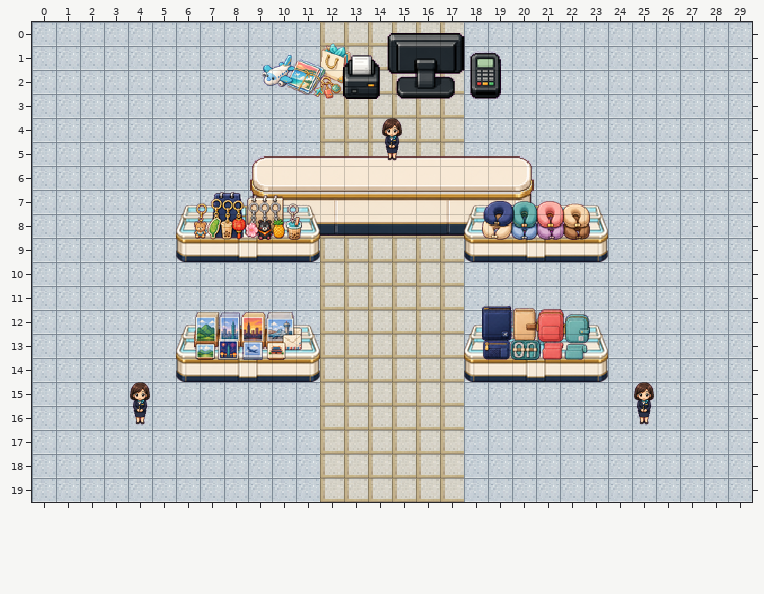
Level history. Tiled map (JSON): public/assets/maps/tiled/regions/shop-gift-01.tmj. The picture above was drawn from the file before the commit.
Cells are 16x16 px. Shown: x 0..29, y 0..19.
Once edited:
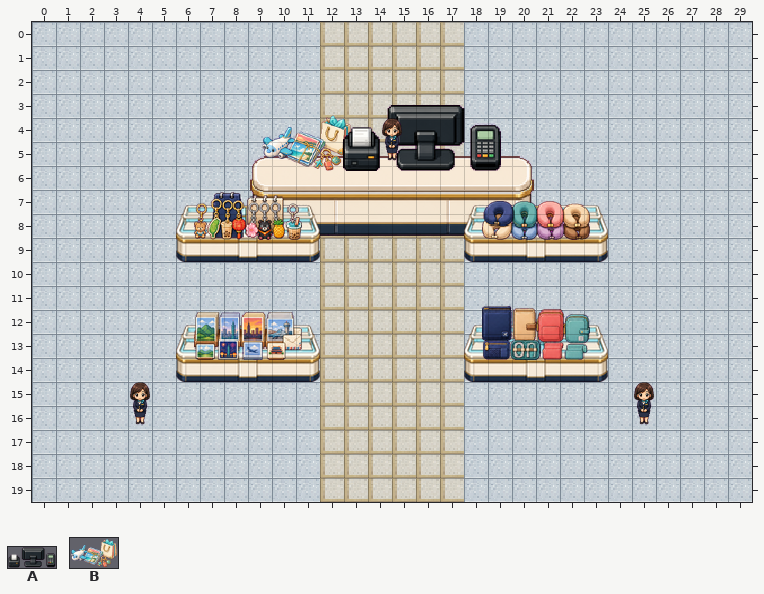
Key: from "airport-props": A 10 "checkout-equipment-pos", B 13 "checkout-items-gift".
Objects are placed by their top-left corner, in cells (3,4 is the top-left corner of cell 3,4); size is 1x1 cell unless given.
Change:
--- layer "Merchandise"
-B "gift-checkout-items" at 9.6,0.8 size 3.9x2.4
+B "gift-checkout-items" at 9.6,3.8 size 3.9x2.4
-A "gift-checkout-equipment" at 12.9,0.4 size 6.8x2.9
+A "gift-checkout-equipment" at 12.9,3.4 size 6.8x2.9
Where, in picture pixels (left, top, right, bottom), the same in both pictures:
changed: (262, 33, 501, 171)
